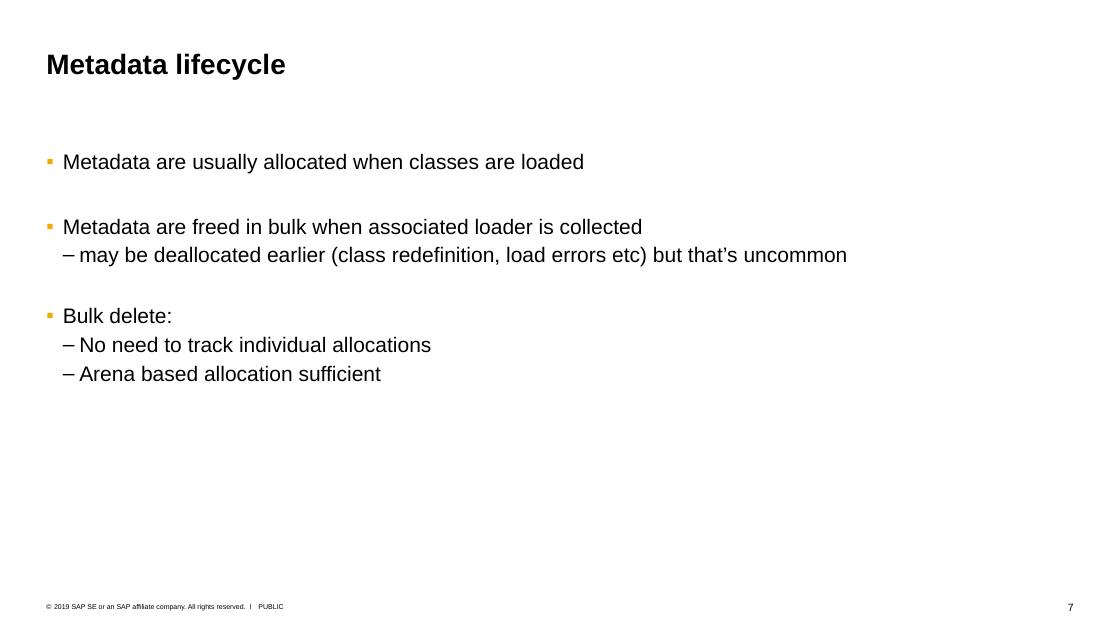
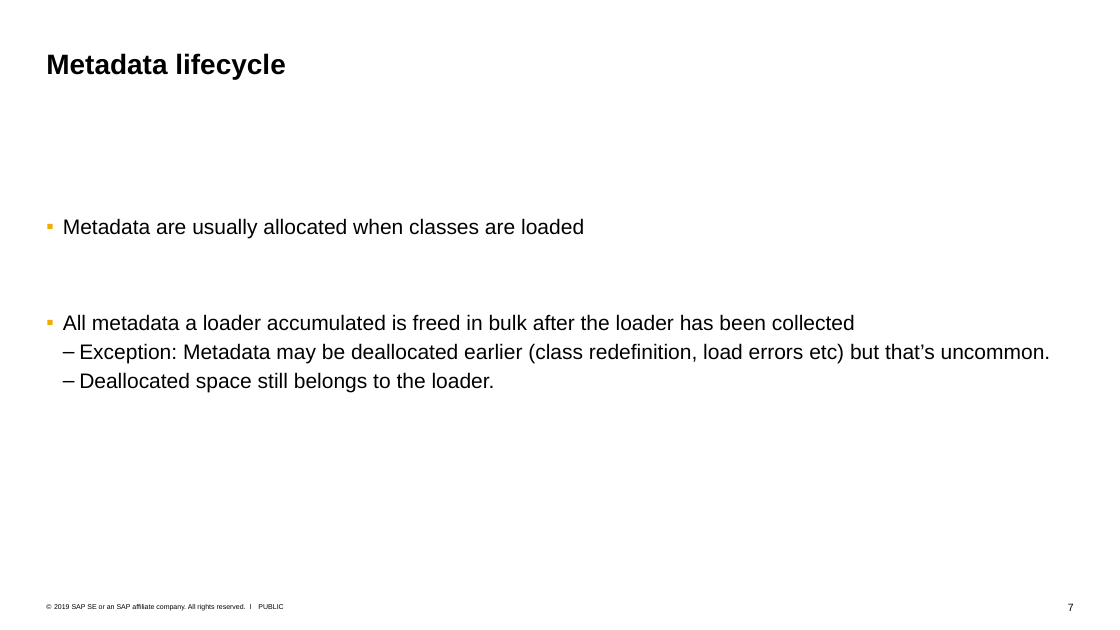
Before and after one commit to tstuefe/talk-fosdem20, a slide deck: slide 7 of fosdem20-taming-metaspace.pptx. Drawn at 1120x630 pixels with LibreOffice and Linux fonts; fonts in the diff are those of the drawing. Boxes give left, top, right and bottom in pixels: in the first picture for what was removed or moved away, otherwise in the second. Text is boxed around its words. In the diff, an @@ line names an element or a change of style, - is before the commit and + after.

```diff
--- a/fosdem20-taming-metaspace.pptx
+++ b/fosdem20-taming-metaspace.pptx
@@ text at box(63, 314, 1051, 392): text changed @@
-  ▪ Metadata are freed in bulk when associated loader is collected
-    – may be deallocated earlier (class redefinition, load errors etc) but that’s uncommon
-  ▪ Bulk delete:
-    – No need to track individual allocations
-    – Arena based allocation sufficient
+  ▪ All metadata a loader accumulated is freed in bulk after the loader has been collected
+    – Exception: Metadata may be deallocated earlier (class redefinition, load errors etc) but that’s uncommon.
+    – Deallocated space still belongs to the loader.
```
Also in this commit, not shown: 9 other slides changed, 3 slides added, 1 slide removed, 1 other file.
